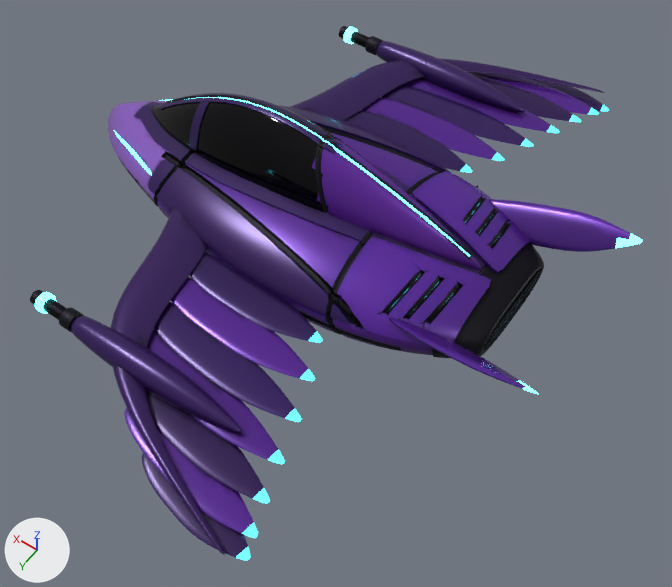
The glTF model crates/client/assets/models/flier.glb, before and after one commit.
The view is the same before and after, from a 50 mm camera at (-3.04, 3.99, 5.99) aimed at (-0.48, 0.4, 0.35). The axes (+X, +Y, +Z) are drawn at lower left. The lights are the same throughout. The picture after the commit comes second. Vertices at exactly the same position are counted once.

In view in the first picture: 'flier'.
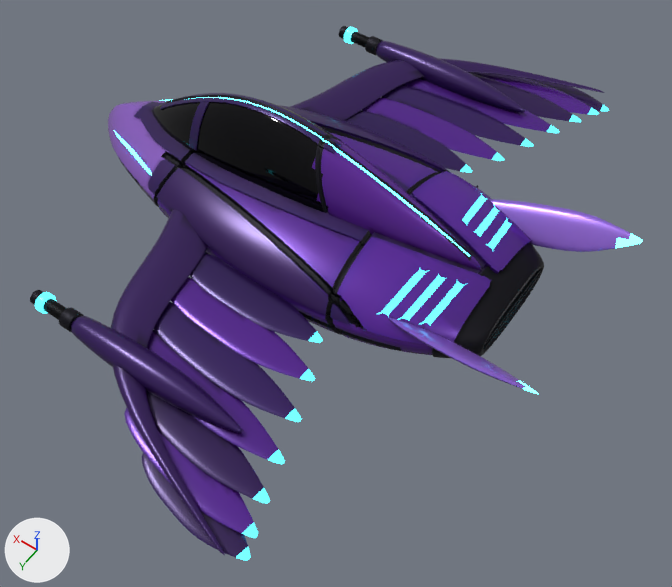
Where the change shows, as pixel boxes [x1, y1, x2, y2] in the pictures (672 x 587 px; the box of a moved part takes in the faces that stretch with it):
part 1 of me_flier, moved or reshaped: [379, 194, 511, 329] in both
part 2 of me_flier, recoloured (lighter): [375, 195, 631, 389] in both
part 3 of me_flier, recoloured: [388, 199, 631, 389] in both
part 4 of me_flier, recoloured: [377, 196, 509, 324] in both
part 5 of me_flier, recoloured: before [404, 210, 481, 310]; after [389, 199, 504, 317]
part 6 of me_flier, recoloured: [35, 26, 358, 314] in both

The change, as a list of edits to the scene's bpy script:
```text
Add mat_vein:
    mat_vein = bpy.data.materials.new('vein')
    # nodes: BsdfPrincipled, Mix, OutputMaterial, VertexColor
    # colours: cyan #4ff2ff, black #06232a, mixed with the vertex colours
Change me_flier:
    where me_flier.from_pydata(...)  # 27919 vertices, 54036 faces; spans x -2.28..2.27, y -2.59..2.59, z 0.18..1.47
    used by ob_flier; location = (0.0, 0.0, 0.0)
    me_flier part 1: 288 vertices moved from x -1.41..-1.06, y -0.66..0.66, z 0.83..0.94 to x -1.41..-1.06, y -0.67..0.66, z 0.84..0.95; 209 vertices removed from x -1.42..-1.06, y -0.66..0.66, z 0.82..0.97; 209 vertices added at x -1.43..-1.06, y -0.67..0.67, z 0.83..0.97
    me_flier part 2: 2308 kept faces spanning x -2.19..-0.95, y -0.82..0.82, z 0.38..1.06 get new vertex colours; the middle colour goes from purple #471a7d to purple #5b3999
    me_flier part 3: 1020 faces spanning x -2.19..-0.95, y -0.82..0.82, z 0.71..1.06 switch from mat_shell to mat_shell_pale
    me_flier part 4: 346 faces spanning x -1.44..-1.04, y -0.71..0.71, z 0.84..0.98 switch from mat_iron to mat_vein
    me_flier part 5: 150 faces spanning x -1.4..-1.07, y -0.67..0.63, z 0.85..0.95 switch from mat_glow to mat_vein
    me_flier part 6: 424 faces spanning x 0.97..1.03, y -1.98..1.98, z 0.63..0.77 switch from mat_light to mat_light_dim
```
